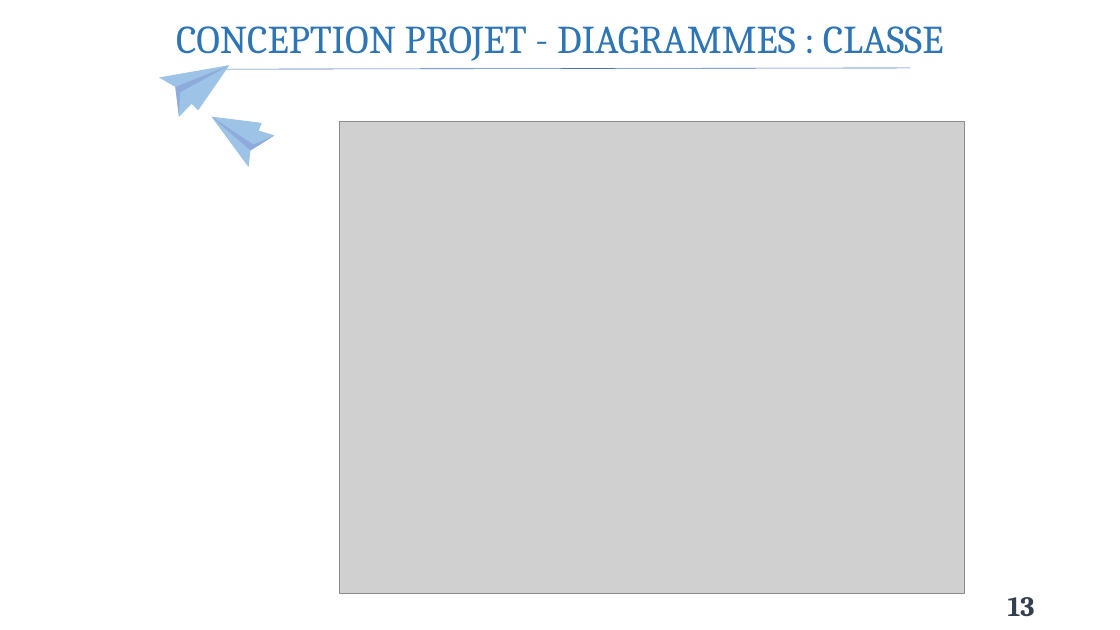
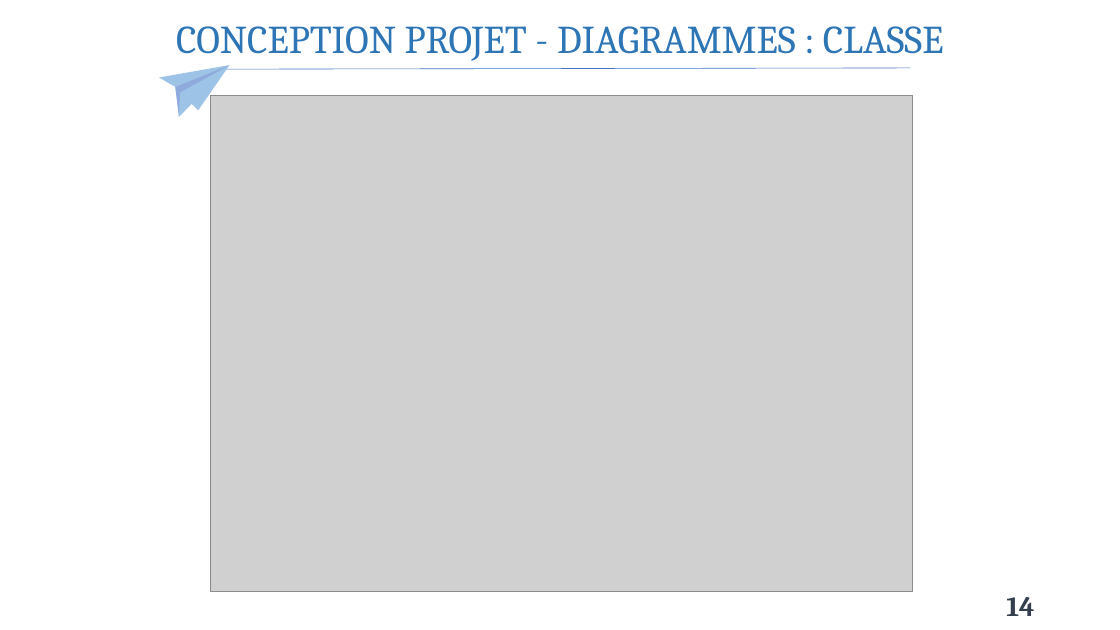
Before and after one commit to Claude127/stageX2, a slide deck: slide 14 of Presentation1.pptx (slide 13 before the commit). Drawn at 1120x630 pixels with LibreOffice and Linux fonts; fonts in the diff are those of the drawing; grey boxes stand for pictures. Boxes give left, top, right and bottom in pixels: in the first picture for what was removed or moved away, otherwise in the second. Text is boxed around its words. In the diff, an @@ line names an element or a change of style, - is before the commit and + after.

```diff
--- a/Presentation1.pptx
+++ b/Presentation1.pptx
@@ picture resized from (x1=339, y1=121, x2=965, y2=593) to (x1=211, y1=96, x2=912, y2=592) @@
@@ freeform shape removed at (x1=249, y1=126, x2=274, y2=146) @@
@@ page number at (x1=1006, y1=597, x2=1034, y2=616): text changed @@
-13
+14
```
Also in this commit, not shown: 10 other slides changed, 5 slides added, 5 other files.
